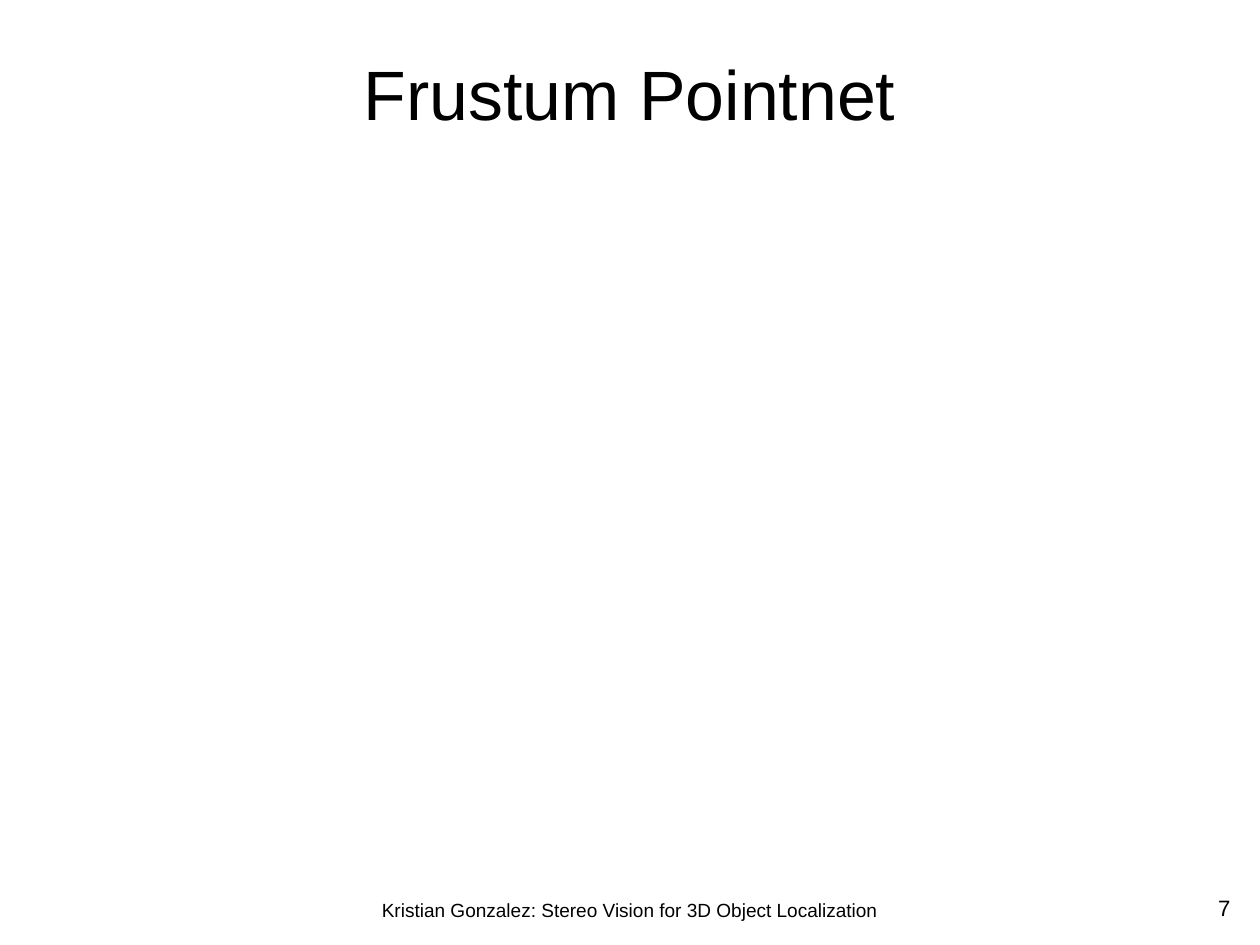
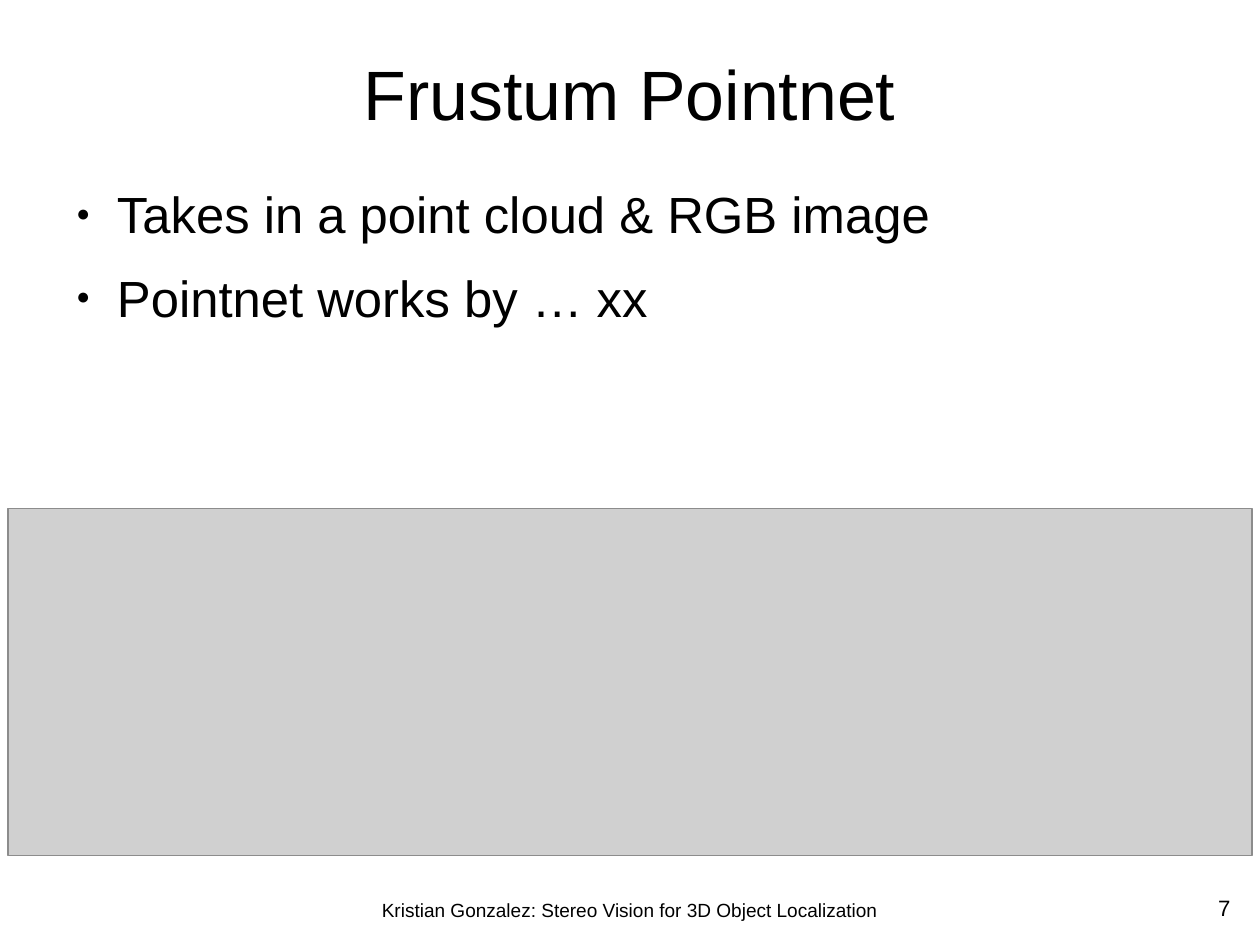
Before and after one commit to kjgonzalez/codefiles, a slide deck: slide 7 of k_thesis/02_presentation/thesis_presentation.odp. Drawn at 1260x945 pixels with LibreOffice and Linux fonts; fonts in the diff are those of the drawing; grey boxes stand for pictures; background and template pictures are left out. Boxes give left, top, right and bottom in pixels: in the first picture for what was removed or moved away, otherwise in the second. Text is boxed around its words. In the diff, an @@ line names an element or a change of style, - is before the commit and + after.

```diff
--- a/k_thesis/02_presentation/thesis_presentation.odp
+++ b/k_thesis/02_presentation/thesis_presentation.odp
@@ text added at [117, 196, 929, 327], 32 pt, text #000000 @@
+● Takes in a point cloud & RGB image
+● Pointnet works by … xx
@@ picture added at [8, 509, 1253, 856] @@
```
Also in this commit, not shown: 5 other slides changed, 2 slides added, 1 other file.
